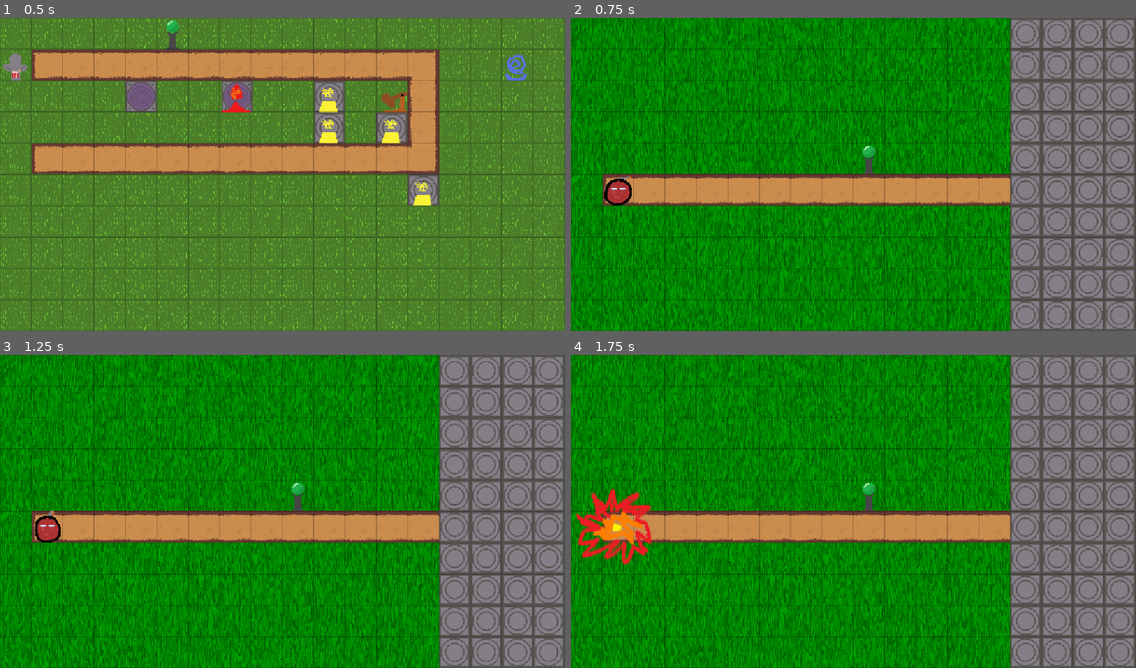
Above: before the commit, frames 1-4 (two rows, left to right).
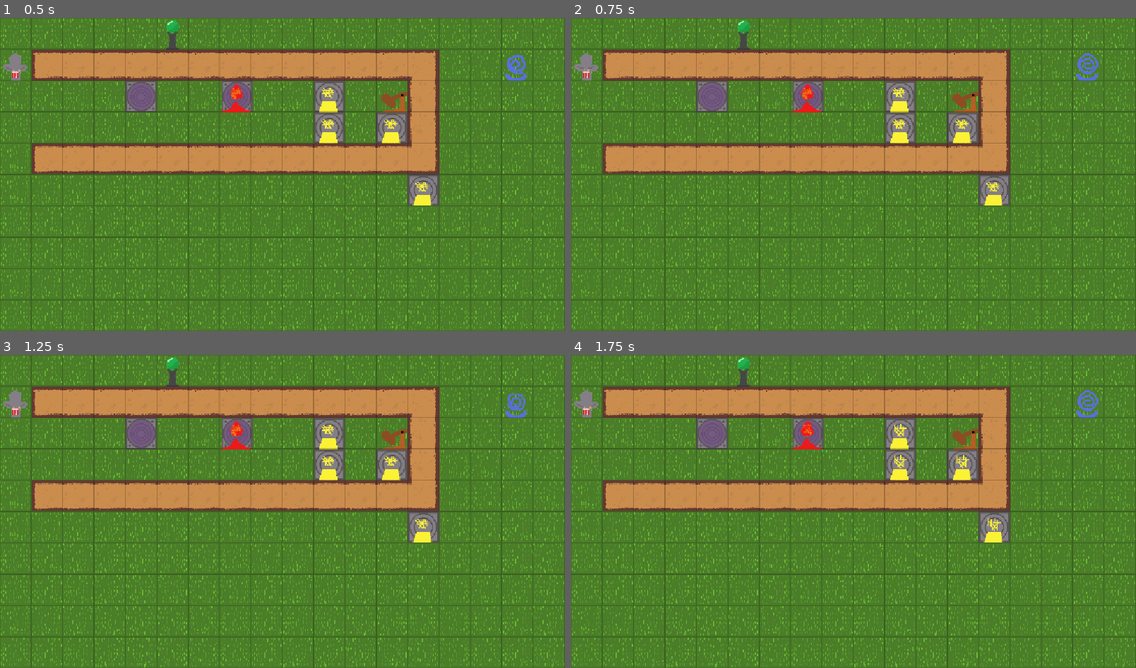
Above: after the commit, the same moments.

Repository: PeanutPiglet/SlimeTiming
Game: Godot game, scene res://levels/level0.tscn
The game is run twice, just before and just after one commit, with the same random seed, the same clock (stepped at 60 frames per second) and the same inputs.
Inputs:
- Up to frame 1 (0.5 s): no input
- Up to frame 2 (0.75 s): hold Right (ui_right) from 0.53 s (still down); tap 1 (spawn1) at 0.6 s
- Up to frame 3 (1.25 s): keep holding Right (ui_right); tap 2 (spawn2) at 0.8 s
- Up to frame 4 (1.75 s): release Right (ui_right) at 1.28 s; hold Down (ui_down) from 1.28 s (still down); tap 2 (spawn2) at 1.35 s; tap 3 (spawn3) at 1.55 s

Frame 1 is identical in both runs. In frame 2, 100% of the frame differs, in the area x 0-100%, y 0-100%; in frame 3, 100%; in frame 4, 100%.
Error after the commit: Invalid call. Nonexistent function 'get_grid' in base 'Node2D'. (res://scripts/tower.gd:23)

Commit message:
proto: initialize host code

Diff:
--- a/scripts/level.gd
+++ b/scripts/level.gd
@@ -1,10 +1,11 @@
-extends Node2D
+@abstract class_name GameLevel extends Node2D
 
-@export var beattime:float = 0.75
+# set by host
+var beattime:float;
+var allowed_troops:Dictionary[int, bool];
+var win_host_callback:Callable;
 
 @onready var grid: TileMapLayer = $Grid
-
-const TOTAL_LEVELS = 20
 
 const E_TROOP_SCENE = preload("res://troops/explode_troop.tscn")
 const D_TROOP_SCENE = preload("res://troops/defense_troop.tscn")
@@ -13,8 +14,6 @@
 
 @export var min_beats:int = 1000
 @export var min_troops:int = 100
-
-const END_SCREEN = "res://levels/end.tscn"
 
 var troop_list: Node2D
 
@@ -25,13 +24,6 @@
 # Called when the node enters the scene tree for the first time.
 
 func _ready():
-	#timer
-	var timer = Timer.new()
-	timer.wait_time = beattime
-	timer.one_shot = false
-	timer.autostart = true
-	timer.timeout.connect(_on_timer_timeout)
-	add_child(timer)
 
 	troop_list = Node2D.new()
 	add_child(troop_list)
@@ -66,11 +58,11 @@
 		get_tree().reload_current_scene()
 
 func spawn(type):
-	var level = get_tree().current_scene.scene_file_path.to_int()
-	if level != 0:
-		if type == 2 and level < 5: return
-		if type == 3 and level < 10: return
-		if type == 4 and level < 15: return
+	#var level = get_tree().current_scene.scene_file_path.to_int()
+	#if level != 0:
+		#if type == 2 and level < 5: return
+		#if type == 3 and level < 10: return
+		#if type == 4 and level < 15: return
 
 	for i in get_troops():
 		if grid.local_to_map(i.position) == grid.local_to_map($Spawn.position):
@@ -91,8 +83,6 @@
 		counting = true
 
 func activate(type):
-
-
 	for t in troop_list.get_children():
 		var correct = false
 		match type:
@@ -104,7 +94,7 @@
 			t.activate()
 
 
-func _on_timer_timeout():
+func beat():
 	for t in get_troops():
 		t.move()
 
@@ -151,10 +141,4 @@
 
 func win():
 	print("time:", time_counter, "spawn:", spawn_counter)
-	var current_scene_file = get_tree().current_scene.scene_file_path
-	var next_level = current_scene_file.to_int() + 1
-	if next_level < TOTAL_LEVELS:
-		var next_level_path = "res://levels/level" + str(next_level) + ".tscn"
-		get_tree().change_scene_to_file(next_level_path)
-	else:
-		get_tree().change_scene_to_file(END_SCREEN)
+	win_host_callback.call()
--- a/scripts/level_host.gd
+++ b/scripts/level_host.gd
@@ -1,11 +1,38 @@
 extends Node
 
+@export var beattime:float = 0.75
+
+const TOTAL_LEVELS:int = 20
+var active_level:GameLevel;
+
+const END_SCREEN = "res://levels/end.tscn"
 
 # Called when the node enters the scene tree for the first time.
 func _ready() -> void:
-	pass # Replace with function body.
+	#timer
+	var timer = Timer.new()
+	timer.wait_time = beattime
+	timer.one_shot = false
+	timer.autostart = true
+	timer.timeout.connect(_on_timer_timeout)
+	add_child(timer)
 
 
 # Called every frame. 'delta' is the elapsed time since the previous frame.
 func _process(delta: float) -> void:
 	pass
+
+
+func _on_timer_timeout():
+	if active_level:
+		active_level.beat()
+
+
+func win():
+	var current_scene_file = get_tree().current_scene.scene_file_path
+	var next_level = current_scene_file.to_int() + 1
+	if next_level < TOTAL_LEVELS:
+		var next_level_path = "res://levels/level" + str(next_level) + ".tscn"
+		get_tree().change_scene_to_file(next_level_path)
+	else:
+		get_tree().change_scene_to_file(END_SCREEN)
